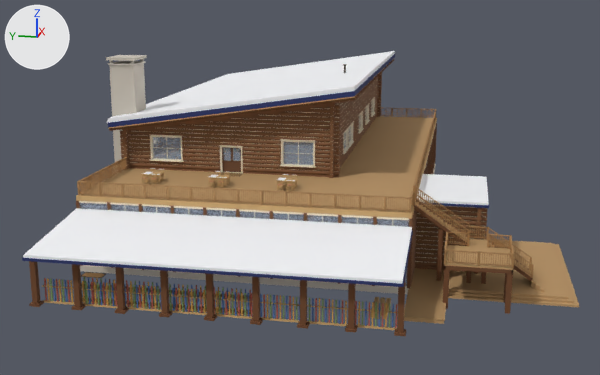
The glTF model game/lodge/lodge.glb as it was, and as the next commit left it.
The view is the same before and after, from a 50 mm lens placed at (-79.3, -16.2, 21.9), pointed at (-5.2, -1.4, 3.4). Lighting does not change. The marker at upper left points along +X, +Y and +Z. The picture after the commit comes second. Vertices at exactly the same position are counted once.

Objects in the first picture: 'lodge_body', 'lodge_props_interior' and 4 more.
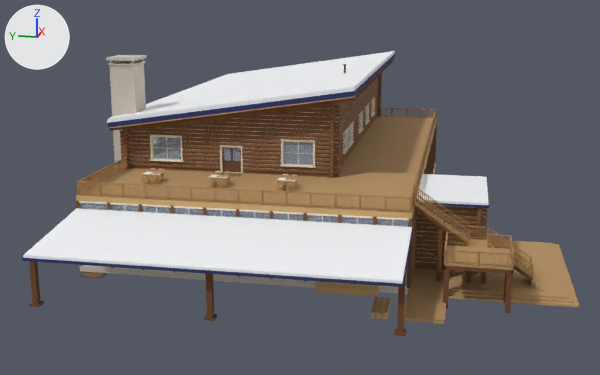
What differs and where, as boxes [x1, y1, x2, y2] in the pictures (600 x 375 px; the box of a moved part takes in the faces that stretch with it):
'lodge_props_interior', reshaped
    before: [141, 168, 298, 192]
    after: [141, 168, 378, 296]
part 1 of me_beam, deleted
    before: [42, 264, 398, 332]
part 2 of me_vest_mat, moved or reshaped (not visible before)
    after: [315, 281, 378, 296]

What changed in the scene script:
```text
Change me_beam:
    used by ob_lodge_body; location = (0.0, 0.0, 0.0)
    remove me_beam.from_pydata(...)  # 27072 vertices, 44970 faces; spans x -30.2..23.4, y -24.6..14.3, z 0.0..15.7
    add me_beam.from_pydata(...)  # 25720 vertices, 42942 faces; spans x -30.2..23.4, y -24.6..14.3, z 0.0..15.7
    me_beam part 1: 169 loose pieces with 1352 vertices, spanning x -29.4..-27.4, y -12.5..12.5, z 0.0..3.7, are deleted
    remove me_beam.materials.append(mat_felt_red)  # red #b45a4a
    remove me_beam.materials.append(mat_felt_blue)  # blue #4c6fa8
    remove me_beam.materials.append(mat_felt_green)  # green #7c9a5c
    remove me_beam.materials.append(mat_felt_yellow)  # orange #d7a24a
Change me_vest_mat:
    used by ob_lodge_props_interior; location = (0.0, 0.0, 0.0)
    remove me_vest_mat.from_pydata(...)  # 13764 vertices, 22680 faces; spans x -21.6..21.6, y -17.1..12.6, z 0.3..7.2
    add me_vest_mat.from_pydata(...)  # 13764 vertices, 22680 faces; spans x -22.9..21.6, y -17.1..12.6, z 0.0..7.2
    me_vest_mat part 2: the loose piece of 8 vertices spanning x -21.5..-20.8, y -11.2..-6.6, z 0.4..2.3 is moved by (-1.3, 0.6, -0.4)
    other edits to the shape of me_vest_mat do not show in these pictures
```
